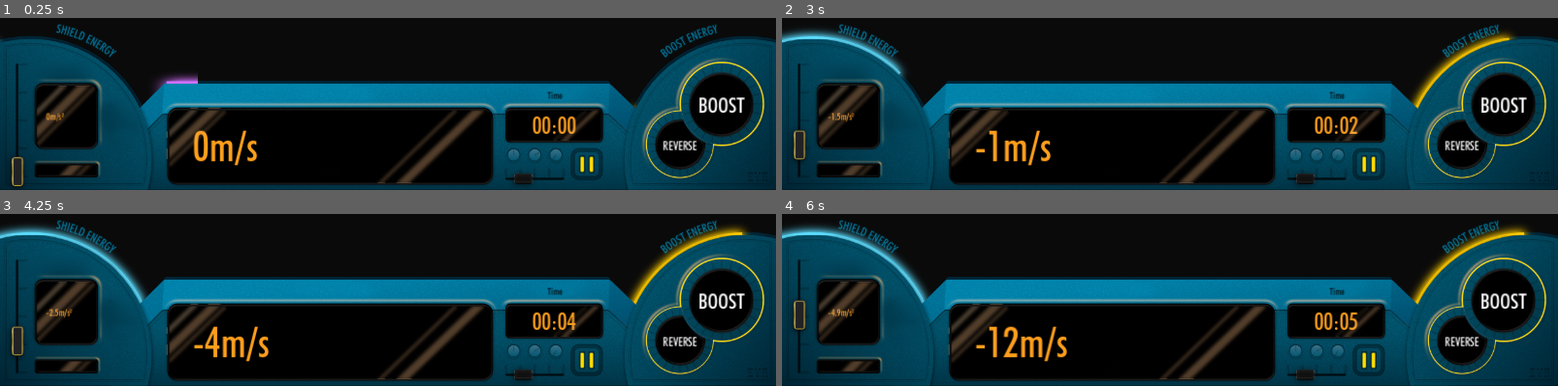
Above: before the commit, frames 1-4 (two rows, left to right).
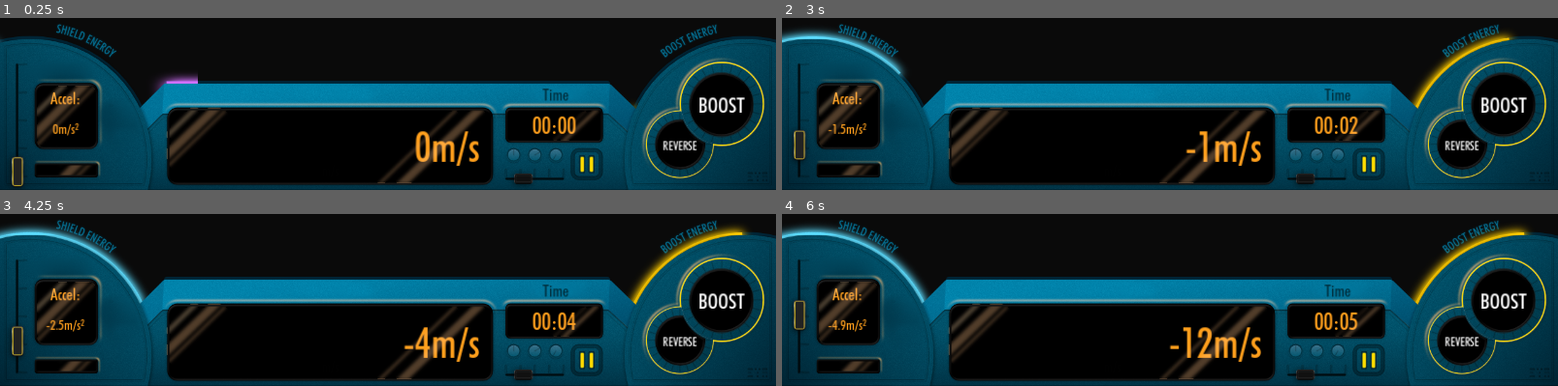
Above: after the commit, the same moments.

Repository: Harmoen/Never-Stop
Game: Godot game, scene res://source/ui/control_panel.tscn
The game is run twice, just before and just after one commit, with the same random seed, the same clock (stepped at 60 frames per second) and the same inputs. This scene is started directly instead of the project's main scene.
Inputs (mouse positions are in pixels of both pictures, inside the frame that each line leads up to):
- Up to frame 1 (0.25 s): no input
- Up to frame 2 (3 s): click "BOOST" at 0.5 s; click "REVERSE" at 1.25 s; click (1371, 164) at 2 s; tap Enter at 2.75 s; move the mouse to (outside the picture) at 2.77 s; press the mouse at (outside the picture) at 2.78 s; hold D (throttle_up) from 2.78 s (still down)
- Up to frame 3 (4.25 s): tap Space at 3.5 s; move the mouse to (outside the picture) at 3.52 s; release D (throttle_up) at 3.53 s; release the mouse at (outside the picture) at 3.53 s; hold S (down) from 3.53 s (still down); click (outside the picture) at 3.6 s
- Up to frame 4 (6 s): move the mouse to (outside the picture) at 4.27 s; release S (down) at 4.28 s; press the mouse at (outside the picture) at 4.28 s; hold D (throttle_up) 4.28-5.78 s; move the mouse to (1131, 255) at 5.02 s; release the mouse at (1131, 255) at 5.03 s; click (1131, 255) at 5.1 s; move the mouse to (1402, 234) at 5.77 s; press the mouse at (1402, 234) at 5.78 s; hold S (down) from 5.78 s (still down)

The runs differ from the first frame. In frame 1, 2.0% of the frame differs, in the area x 5-74%, y 41-86%; in frame 2, 1.8%; in frame 3, 2.0%; in frame 4, 2.3%.
Error in both runs: Invalid call. Nonexistent function '_on_ship_boost_start' in base 'Nil'. (res://source/ui/control_panel.gd:116)

Commit message:
Added Volume Sliders

Diff:
--- a/source/main/main.tscn
+++ b/source/main/main.tscn
@@ -56,7 +56,6 @@
 [node name="ControlPanel" parent="." instance=ExtResource("5_q0jio")]
 
 [node name="PauseMenu" parent="." instance=ExtResource("5_pm1qn")]
-visible = false
 
 [node name="GameOverScreen" parent="." instance=ExtResource("4_x87vn")]
 visible = false
--- a/source/ui/control_panel.tscn
+++ b/source/ui/control_panel.tscn
@@ -243,27 +243,45 @@
 icon_alignment = 1
 script = ExtResource("2_tssx4")
 
-[node name="AccelLabel" type="Label" parent="."]
-unique_name_in_owner = true
+[node name="VBoxContainer" type="VBoxContainer" parent="."]
+offset_left = 62.0
+offset_top = 550.0
+offset_right = 155.0
+offset_bottom = 646.0
+alignment = 1
+
+[node name="AccelTitle" type="Label" parent="VBoxContainer"]
 custom_minimum_size = Vector2(60, 0)
-offset_left = 76.0
-offset_top = 588.0
-offset_right = 148.0
-offset_bottom = 608.0
+layout_mode = 2
 theme_override_colors/font_color = Color(1, 0.623529, 0.109804, 1)
-text = "Accel : 7mph/s"
+theme_override_font_sizes/font_size = 28
+text = "Accel:"
+horizontal_alignment = 1
+
+[node name="AccelLabel" type="Label" parent="VBoxContainer"]
+unique_name_in_owner = true
+custom_minimum_size = Vector2(60, 0)
+layout_mode = 2
+size_flags_vertical = 6
+theme_override_colors/font_color = Color(1, 0.623529, 0.109804, 1)
+theme_override_font_sizes/font_size = 24
+text = "7m/s2"
+horizontal_alignment = 1
+vertical_alignment = 1
 
 [node name="SpeedLabel" type="Label" parent="."]
 unique_name_in_owner = true
 custom_minimum_size = Vector2(60, 0)
-offset_left = 318.0
-offset_top = 604.0
-offset_right = 763.0
-offset_bottom = 689.0
+offset_left = 347.0
+offset_top = 605.0
+offset_right = 792.0
+offset_bottom = 690.0
 theme_override_colors/font_color = Color(1, 0.623529, 0.109804, 1)
 theme_override_fonts/font = ExtResource("8_pqu2n")
 theme_override_font_sizes/font_size = 70
-text = "Speed: at least 7!!"
+text = "12312mps"
+horizontal_alignment = 2
+vertical_alignment = 1
 
 [node name="TimeLabel" type="Label" parent="."]
 unique_name_in_owner = true
@@ -277,12 +295,13 @@
 text = "00:00"
 horizontal_alignment = 1
 
-[node name="Label" type="Label" parent="."]
-modulate = Color(0, 0, 0, 0.897)
-offset_left = 896.0
-offset_top = 553.0
-offset_right = 936.0
-offset_bottom = 573.0
+[node name="TimeLabel2" type="Label" parent="."]
+modulate = Color(0, 0, 0, 0.6)
+offset_left = 895.0
+offset_top = 544.0
+offset_right = 938.0
+offset_bottom = 578.0
+theme_override_font_sizes/font_size = 28
 text = "Time"
 horizontal_alignment = 1
 vertical_alignment = 1
--- a/source/ui/pause_menu.gd
+++ b/source/ui/pause_menu.gd
@@ -1,6 +1,9 @@
 extends CanvasLayer
 
 @onready var unpause_bttn: SoundButton = %UnpauseBttn
+@onready var master_volume_slider: HSlider = %MasterVolumeSlider
+@onready var music_volume_slider: HSlider = %MusicVolumeSlider
+@onready var sfx_volume_slider: HSlider = %SfxVolumeSlider
 
 
 func _ready() -> void:
@@ -8,12 +11,19 @@
 	Game.game_paused.connect(_on_game_paused)
 	Game.game_unpaused.connect(_on_game_unpaused)
 	unpause_bttn.pressed.connect(_on_unpause_button_pressed)
+	master_volume_slider.value_changed.connect(update_audio_bus.bind("Master"))
+	music_volume_slider.value_changed.connect(update_audio_bus.bind("Music"))
+	sfx_volume_slider.value_changed.connect(update_audio_bus.bind("Sound Effects"))
+	master_volume_slider.value = db_to_linear(AudioServer.get_bus_volume_db(AudioServer.get_bus_index("Master")))
+	music_volume_slider.value = db_to_linear(AudioServer.get_bus_volume_db(AudioServer.get_bus_index("Music")))
+	sfx_volume_slider.value = db_to_linear(AudioServer.get_bus_volume_db(AudioServer.get_bus_index("Sound Effects")))
 
 
 func _on_game_paused() -> void:
 	AudioServer.set_bus_effect_enabled(AudioServer.get_bus_index("Music"),0,true)
 	AudioServer.set_bus_effect_enabled(AudioServer.get_bus_index("Music"),1,true)
 	show()
+	unpause_bttn.grab_focus()
 
 
 func _on_game_unpaused() -> void:
@@ -24,3 +34,8 @@
 
 func _on_unpause_button_pressed() -> void:
 	Game.game_unpaused.emit()
+
+
+func update_audio_bus(new_volume : float = 0.0, bus: StringName = "Master") -> void:
+	new_volume = linear_to_db(new_volume)
+	AudioServer.set_bus_volume_db(AudioServer.get_bus_index(bus), new_volume)
--- a/source/ui/pause_menu.tscn
+++ b/source/ui/pause_menu.tscn
@@ -1,10 +1,35 @@
-[gd_scene load_steps=5 format=3 uid="uid://c0s123eepsvc2"]
+[gd_scene load_steps=10 format=3 uid="uid://c0s123eepsvc2"]
 
 [ext_resource type="Script" path="res://source/ui/pause_menu.gd" id="1_l11hk"]
-[ext_resource type="Texture2D" uid="uid://dr6fived5dipm" path="res://assets/textures/extraUI/9 Patch 1 large.png" id="2_lmtpy"]
 [ext_resource type="Script" path="res://source/ui/sound_button.gd" id="2_pmjih"]
+[ext_resource type="Texture2D" uid="uid://bk0l7n784x2fw" path="res://assets/textures/extraUI/9 Patch 1 small.png" id="2_rglg5"]
 
-[sub_resource type="StyleBoxEmpty" id="StyleBoxEmpty_lhsy6"]
+[sub_resource type="StyleBoxTexture" id="StyleBoxTexture_x4ah1"]
+texture = ExtResource("2_rglg5")
+texture_margin_left = 55.0602
+texture_margin_top = 54.6052
+texture_margin_right = 54.1027
+texture_margin_bottom = 54.1673
+region_rect = Rect2(0, 0, 157, 157)
+
+[sub_resource type="StyleBoxEmpty" id="StyleBoxEmpty_05dj2"]
+
+[sub_resource type="InputEventAction" id="InputEventAction_oh0an"]
+action = &"pause"
+pressed = true
+
+[sub_resource type="Shortcut" id="Shortcut_7f4k0"]
+events = [SubResource("InputEventAction_oh0an")]
+
+[sub_resource type="StyleBoxLine" id="StyleBoxLine_2pmb5"]
+color = Color(0.733005, 0.733005, 0.733005, 1)
+
+[sub_resource type="StyleBoxFlat" id="StyleBoxFlat_ct1ru"]
+bg_color = Color(1, 0.623529, 0.109804, 1)
+corner_radius_top_left = 4
+corner_radius_top_right = 4
+corner_radius_bottom_right = 4
+corner_radius_bottom_left = 4
 
 [node name="PauseMenu" type="CanvasLayer"]
 process_mode = 3
@@ -18,6 +43,7 @@
 grow_vertical = 2
 size_flags_horizontal = 3
 size_flags_vertical = 3
+focus_neighbor_bottom = NodePath("../PanelContainer/MarginContainer/VBoxContainer/HBoxContainer/MasterVolumeSlider")
 color = Color(0, 0, 0, 0.416)
 
 [node name="PanelContainer" type="PanelContainer" parent="."]
@@ -26,29 +52,100 @@
 anchor_top = 0.5
 anchor_right = 0.5
 anchor_bottom = 0.5
-offset_left = -20.0
-offset_top = -20.0
-offset_right = 20.0
-offset_bottom = 20.0
+offset_left = -192.0
+offset_top = -116.0
+offset_right = 192.0
+offset_bottom = 116.0
 grow_horizontal = 2
 grow_vertical = 2
-theme_override_styles/panel = SubResource("StyleBoxEmpty_lhsy6")
+theme_override_styles/panel = SubResource("StyleBoxTexture_x4ah1")
 
-[node name="NinePatchRect" type="NinePatchRect" parent="PanelContainer"]
+[node name="MarginContainer" type="MarginContainer" parent="PanelContainer"]
 layout_mode = 2
-texture = ExtResource("2_lmtpy")
-region_rect = Rect2(0, 0, 301, 301)
-patch_margin_left = 102
-patch_margin_top = 101
-patch_margin_right = 102
-patch_margin_bottom = 101
-axis_stretch_horizontal = 1
-axis_stretch_vertical = 1
 
-[node name="UnpauseBttn" type="Button" parent="PanelContainer"]
+[node name="VBoxContainer" type="VBoxContainer" parent="PanelContainer/MarginContainer"]
+layout_mode = 2
+alignment = 1
+
+[node name="UnpauseBttn" type="Button" parent="PanelContainer/MarginContainer/VBoxContainer"]
 unique_name_in_owner = true
 layout_mode = 2
-size_flags_horizontal = 4
-size_flags_vertical = 4
-text = "unpause"
+focus_neighbor_bottom = NodePath("../HBoxContainer/MasterVolumeSlider")
+focus_next = NodePath("../HBoxContainer/MasterVolumeSlider")
+theme_override_font_sizes/font_size = 48
+theme_override_styles/focus = SubResource("StyleBoxEmpty_05dj2")
+theme_override_styles/disabled_mirrored = SubResource("StyleBoxEmpty_05dj2")
+theme_override_styles/disabled = SubResource("StyleBoxEmpty_05dj2")
+theme_override_styles/hover_pressed_mirrored = SubResource("StyleBoxEmpty_05dj2")
+theme_override_styles/hover_pressed = SubResource("StyleBoxEmpty_05dj2")
+theme_override_styles/hover_mirrored = SubResource("StyleBoxEmpty_05dj2")
+theme_override_styles/hover = SubResource("StyleBoxEmpty_05dj2")
+theme_override_styles/pressed_mirrored = SubResource("StyleBoxEmpty_05dj2")
+theme_override_styles/pressed = SubResource("StyleBoxEmpty_05dj2")
+theme_override_styles/normal_mirrored = SubResource("StyleBoxEmpty_05dj2")
+shortcut = SubResource("Shortcut_7f4k0")
+shortcut_feedback = false
+shortcut_in_tooltip = false
+text = "Resume"
 script = ExtResource("2_pmjih")
+
+[node name="HSeparator" type="HSeparator" parent="PanelContainer/MarginContainer/VBoxContainer"]
+layout_mode = 2
+theme_override_constants/separation = 8
+theme_override_styles/separator = SubResource("StyleBoxLine_2pmb5")
+
+[node name="HBoxContainer" type="HBoxContainer" parent="PanelContainer/MarginContainer/VBoxContainer"]
+layout_mode = 2
+
+[node name="Label" type="Label" parent="PanelContainer/MarginContainer/VBoxContainer/HBoxContainer"]
+custom_minimum_size = Vector2(80, 0)
+layout_mode = 2
+text = "Master Volume"
+
+[node name="MasterVolumeSlider" type="HSlider" parent="PanelContainer/MarginContainer/VBoxContainer/HBoxContainer"]
+unique_name_in_owner = true
+layout_mode = 2
+size_flags_horizontal = 3
+focus_neighbor_top = NodePath("../../UnpauseBttn")
+focus_previous = NodePath("../../UnpauseBttn")
+theme_override_styles/grabber_area = SubResource("StyleBoxFlat_ct1ru")
+theme_override_styles/grabber_area_highlight = SubResource("StyleBoxFlat_ct1ru")
+max_value = 1.0
+step = 0.01
+value = 0.73
+
+[node name="HBoxContainer2" type="HBoxContainer" parent="PanelContainer/MarginContainer/VBoxContainer"]
+layout_mode = 2
+
+[node name="Label" type="Label" parent="PanelContainer/MarginContainer/VBoxContainer/HBoxContainer2"]
+custom_minimum_size = Vector2(80, 0)
+layout_mode = 2
+text = "Music Volume"
+
+[node name="MusicVolumeSlider" type="HSlider" parent="PanelContainer/MarginContainer/VBoxContainer/HBoxContainer2"]
+unique_name_in_owner = true
+layout_mode = 2
+size_flags_horizontal = 3
+theme_override_styles/grabber_area = SubResource("StyleBoxFlat_ct1ru")
+theme_override_styles/grabber_area_highlight = SubResource("StyleBoxFlat_ct1ru")
+max_value = 1.0
+step = 0.01
+value = 0.15
+
+[node name="HBoxContainer3" type="HBoxContainer" parent="PanelContainer/MarginContainer/VBoxContainer"]
+layout_mode = 2
+
+[node name="Label" type="Label" parent="PanelContainer/MarginContainer/VBoxContainer/HBoxContainer3"]
+custom_minimum_size = Vector2(80, 0)
+layout_mode = 2
+text = "Sfx Volume"
+
+[node name="SfxVolumeSlider" type="HSlider" parent="PanelContainer/MarginContainer/VBoxContainer/HBoxContainer3"]
+unique_name_in_owner = true
+layout_mode = 2
+size_flags_horizontal = 3
+theme_override_styles/grabber_area = SubResource("StyleBoxFlat_ct1ru")
+theme_override_styles/grabber_area_highlight = SubResource("StyleBoxFlat_ct1ru")
+max_value = 1.0
+step = 0.01
+value = 0.53
